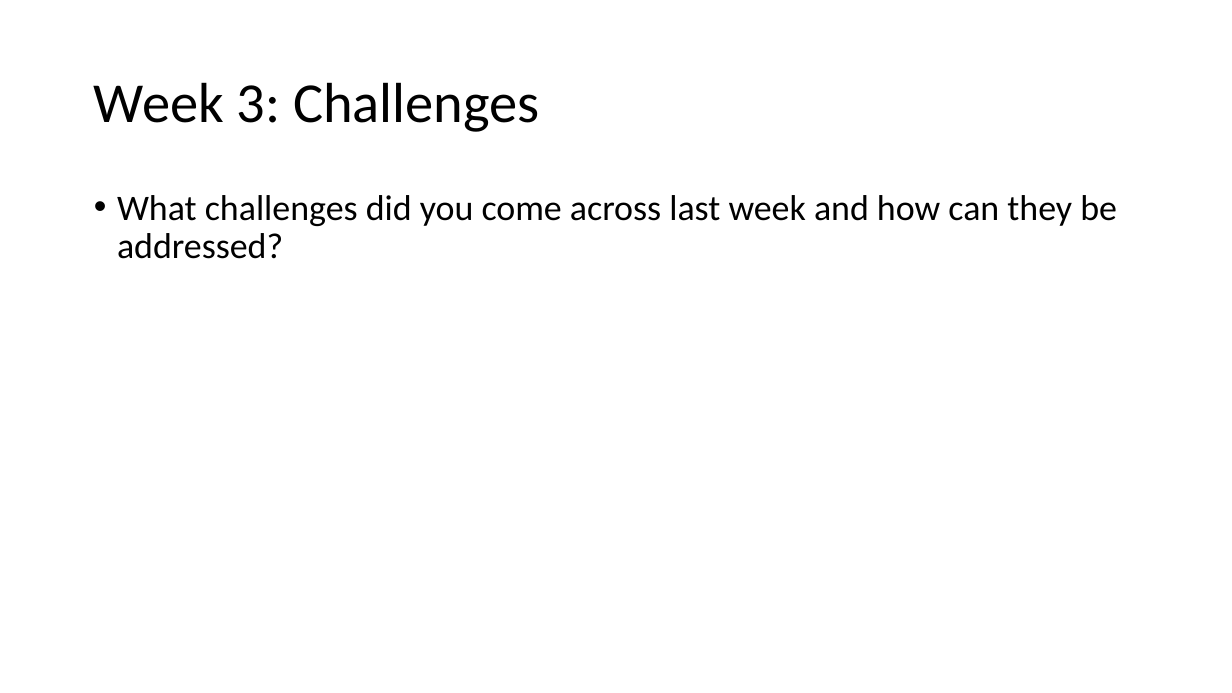
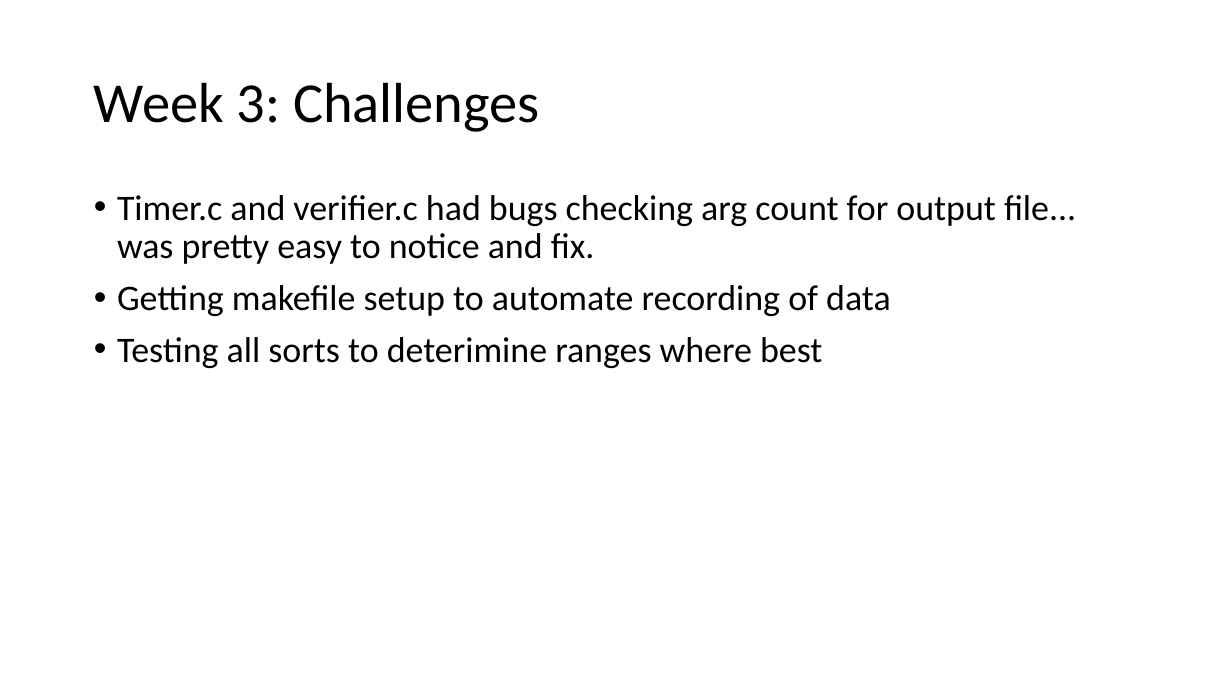
Before and after one commit to SpencerTSmith/Sorting-Optimisation-Lab, a slide deck: slide 10 of artifacts/lab_checkpoint_slides.pptx. Drawn at 1232x693 pixels with LibreOffice and Linux fonts; fonts in the diff are those of the drawing. Boxes give left, top, right and bottom in pixels: in the first picture for what was removed or moved away, otherwise in the second. Text is boxed around its words. In the diff, an @@ line names an element or a change of style, - is before the commit and + after.

```diff
--- a/artifacts/lab_checkpoint_slides.pptx
+++ b/artifacts/lab_checkpoint_slides.pptx
@@ text at [117,195,1076,368]: text changed @@
-• What challenges did you come across last week and how can they be addressed?
+• Timer.c and verifier.c had bugs checking arg count for output file... was pretty easy to notice and fix.
+• Getting makefile setup to automate recording of data
+• Testing all sorts to deterimine ranges where best
```
Also in this commit, not shown: 7 other slides changed.
